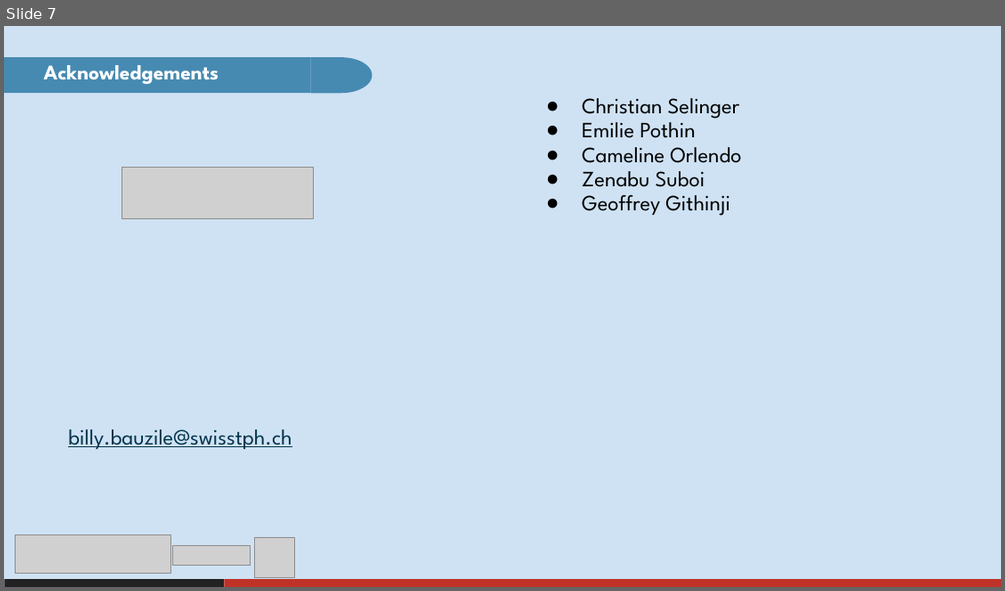
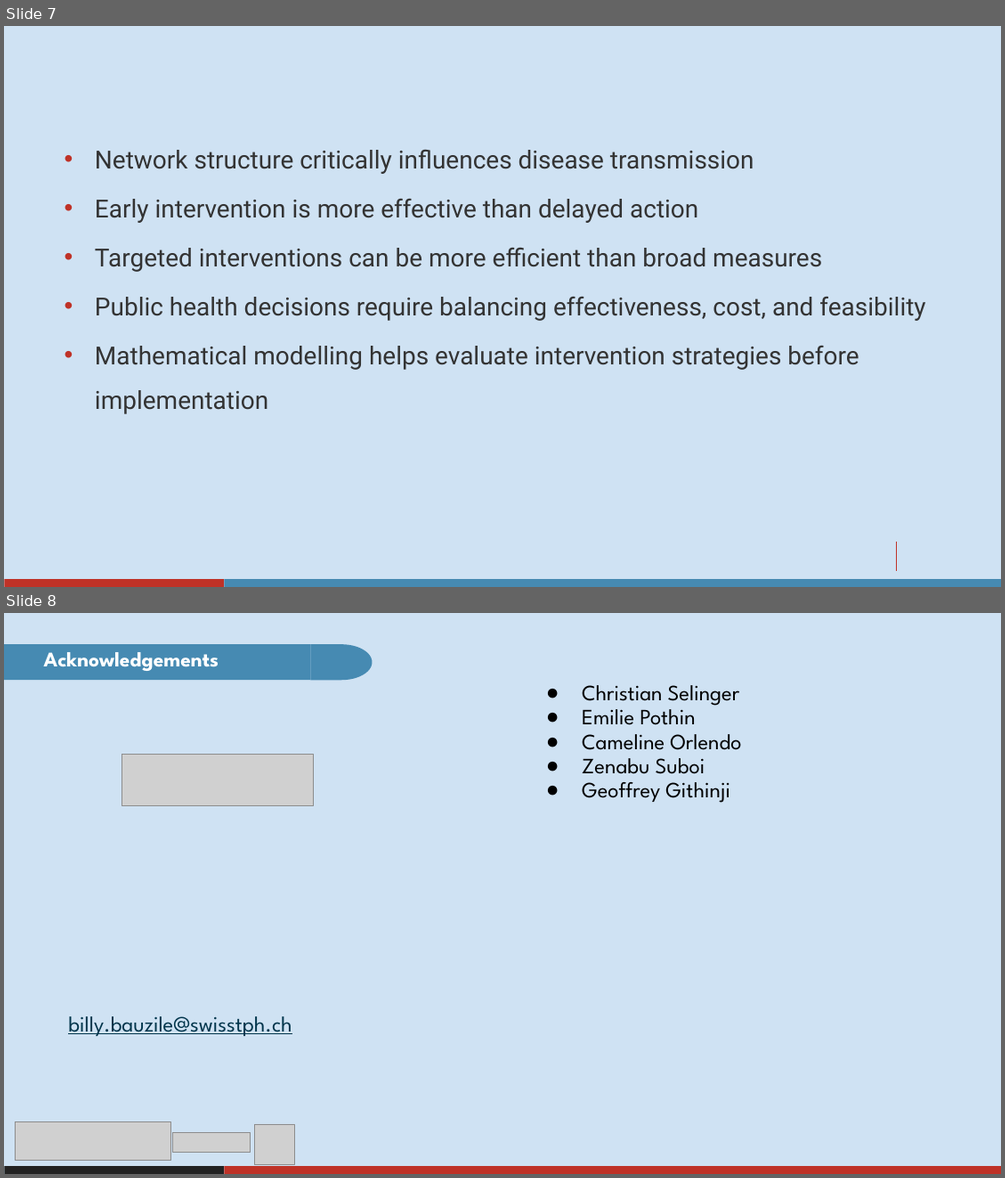
Before and after one commit to sineshawl/Malaria_Training_Network_Modelling, a slide deck: Mathematical Modelling Project - Group 5.pptx. Shown one above the other, each under a label of ours: slide 7 before the commit, slides 7 and 8 after it. The pictures are 1005x591 and 1005x1178 pixels, drawn with LibreOffice and Linux fonts; fonts in the diff are those of the drawing; grey boxes stand for pictures; background and template pictures are left out. Boxes give left, top, right and bottom in pixels: in the first picture for what was removed or moved away, otherwise in the second. Text is boxed around its words. In the diff, an @@ line names an element or a change of style, - is before the commit and + after.

Commit message:
add

```diff
--- a/Mathematical Modelling Project - Group 5.pptx
+++ b/Mathematical Modelling Project - Group 5.pptx
@@ slide 7 added at bbox=[4, 26, 1001, 587], background #CFE2F3 @@
@@ text added at bbox=[95, 149, 925, 414], 24 pt, text #333333 @@
+• Network structure critically influences disease transmission
+• Early intervention is more effective than delayed action
+• Targeted interventions can be more efficient than broad measures
+• Public health decisions require balancing effectiveness, cost, and feasibility
+• Mathematical modelling helps evaluate intervention strategies before implementation
@@ line added from (896, 542) to (896, 571), #BF3227 0.75 pt @@
@@ rectangle added at bbox=[4, 579, 224, 587], fill #BF3227 @@
@@ rectangle added at bbox=[224, 579, 1001, 587], fill #468AB2 @@
@@ what was slide 7 is now slide 8 @@
```
